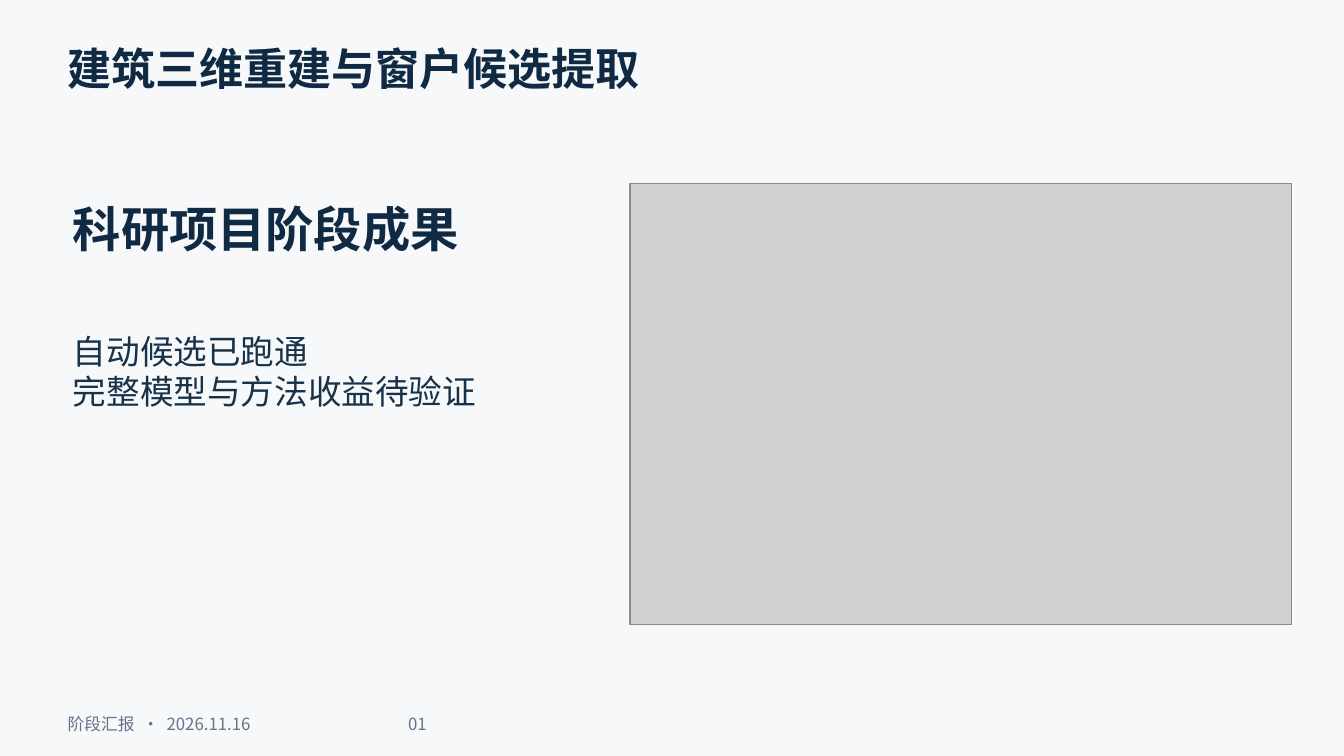
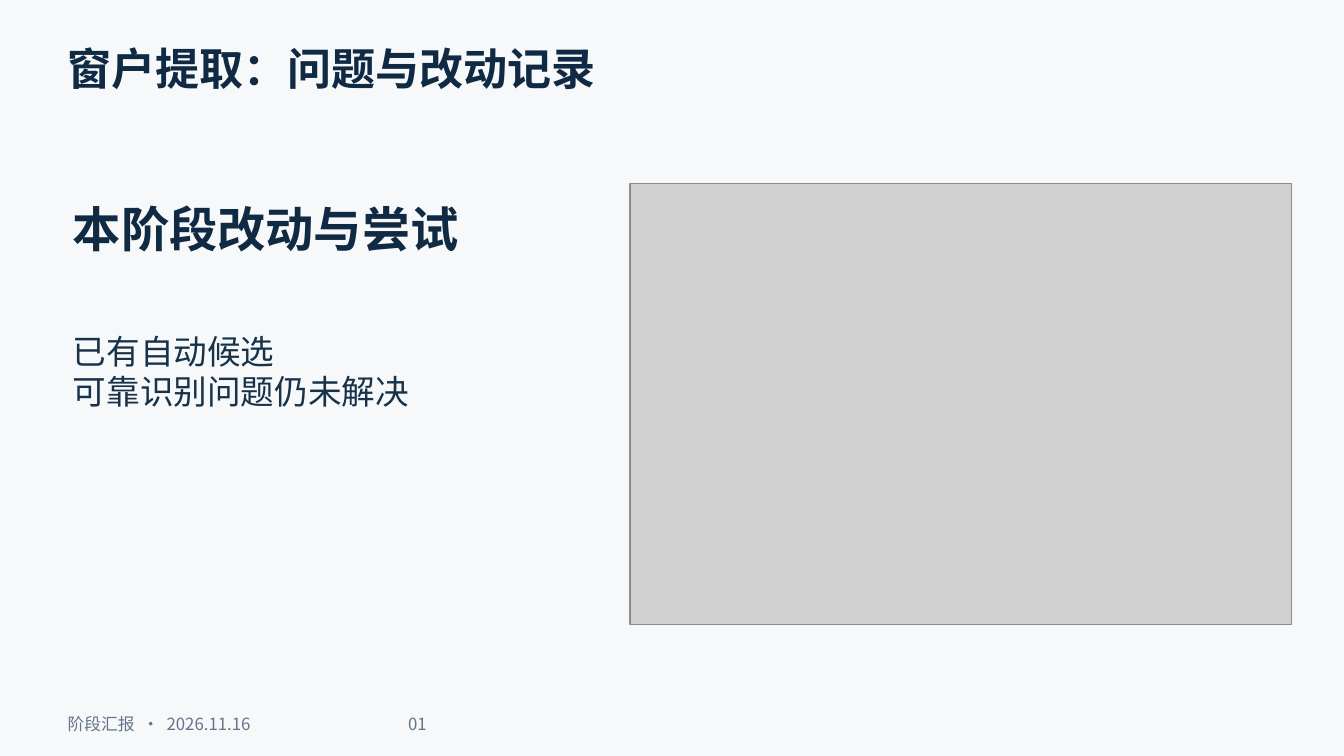
Before and after one commit to ymania/paper_pipeline, a slide deck: slide 1 of reports/2026-11-16/research_progress_20261116.pptx. Drawn at 1344x756 pixels with LibreOffice and Linux fonts; fonts in the diff are those of the drawing; grey boxes stand for pictures. Boxes give left, top, right and bottom in pixels: in the first picture for what was removed or moved away, otherwise in the second. Text is boxed around its words. In the diff, an @@ line names an element or a change of style, - is before the commit and + after.

```diff
--- a/reports/2026-11-16/research_progress_20261116.pptx
+++ b/reports/2026-11-16/research_progress_20261116.pptx
@@ text at (68,47,596,89): text changed @@
-建筑三维重建与窗户候选提取
+窗户提取：问题与改动记录
@@ text at (73,205,459,252): text changed @@
-科研项目阶段成果
+本阶段改动与尝试
@@ text at (73,335,409,407): text changed @@
-自动候选已跑通
-完整模型与方法收益待验证
+已有自动候选
+可靠识别问题仍未解决
```
Also in this commit, not shown: 6 other slides changed, 4 other files.
